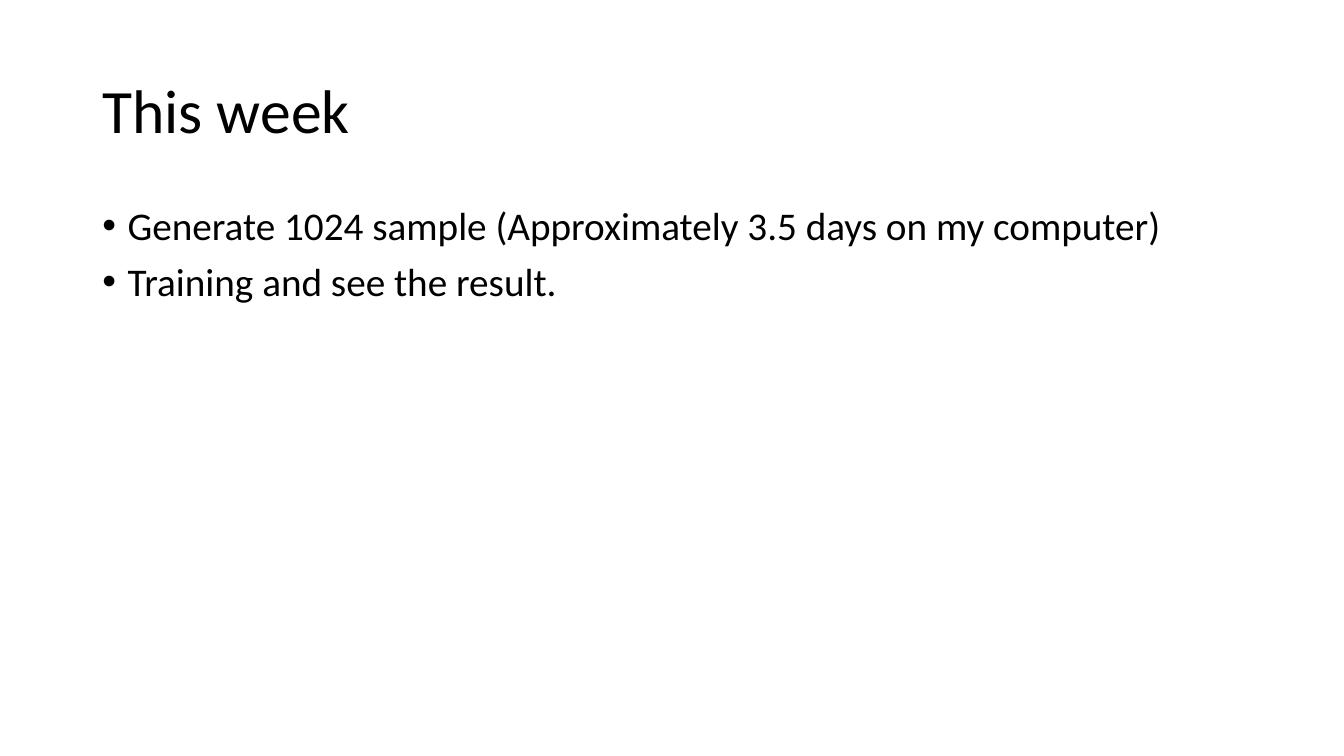
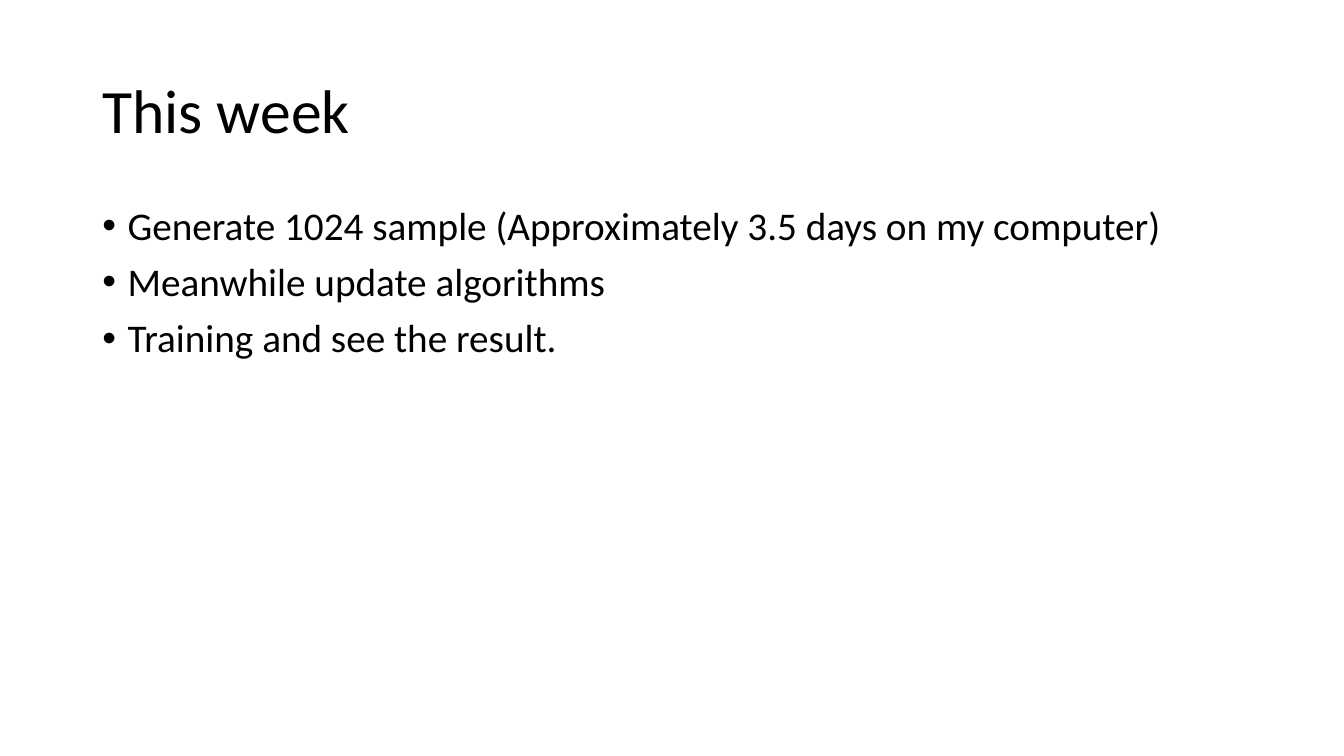
Before and after one commit to rifaasyari/Summer_research, a slide deck: slide 15 of Report_1/Inverse Design via Machine Learning.pptx. Drawn at 1344x756 pixels with LibreOffice and Linux fonts; fonts in the diff are those of the drawing. Boxes give left, top, right and bottom in pixels: in the first picture for what was removed or moved away, otherwise in the second. Text is boxed around its words. In the diff, an @@ line names an element or a change of style, - is before the commit and + after.

```diff
--- a/Report_1/Inverse Design via Machine Learning.pptx
+++ b/Report_1/Inverse Design via Machine Learning.pptx
@@ text at box(128, 268, 605, 303): paragraph added @@
+• Meanwhile update algorithms
```
Also in this commit, not shown: 5 other slides changed.
